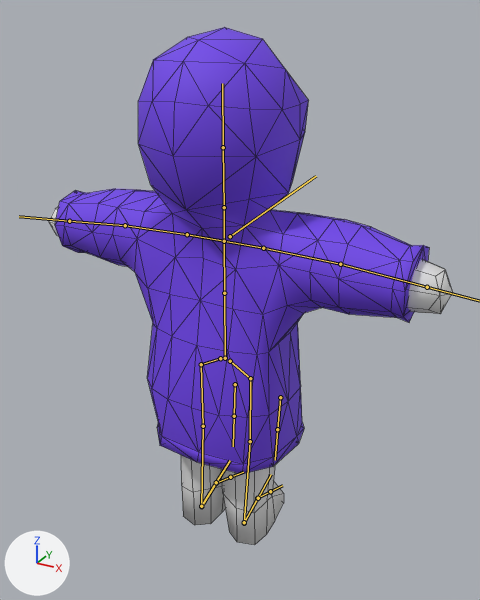
The FBX model Assets/Resources/Animations/allActions.fbx, before and after one commit.
One viewpoint serves both versions: a 50 mm lens placed at (5.64, -9.68, 10.02), pointed at (0.56, -0.45, 5.41). Lighting does not change. The marker at lower left points along +X, +Y and +Z. The bones that bend it are drawn over the model as lines. Mesh edges are drawn as thin lines.

Names of what the first picture shows: 'Body', 'Hoodie'.
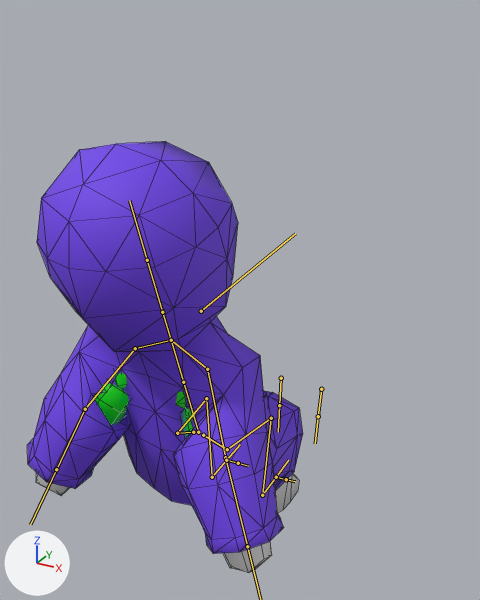
Commit message: sitting animation done

The newer file adds an action. The first version stands in its rest pose; the second is drawn at frame 111 of the action 'Armature|sitting'.

What differs and where, as boxes (x1, y1, x2, y2) in the pictures (480 x 600 px):
'Hoodie', posed (26% narrower, 8% shorter)
    before: (55, 27, 429, 474)
    after: (27, 141, 303, 554)
'Body', posed
    before: (49, 206, 453, 545)
    after: (36, 373, 299, 572)
bone 'root', root to tip
    before: (230, 236) to (316, 176)
    after: (201, 311) to (295, 233)
bone 'lowerSpineBone', root to tip
    before: (225, 358) to (224, 293)
    after: (198, 432) to (183, 382)
bone 'shoulderBone.L', root to tip
    before: (224, 241) to (187, 234)
    after: (171, 340) to (135, 348)
bone 'armBone.L', root to tip
    before: (187, 234) to (125, 225)
    after: (135, 348) to (85, 409)
bone 'handBone.L', root to tip
    before: (125, 225) to (69, 221)
    after: (85, 409) to (56, 469)
bone 'shoulderBone.R', root to tip
    before: (224, 241) to (263, 248)
    after: (171, 340) to (207, 369)
bone 'armBone.R', root to tip
    before: (263, 248) to (340, 264)
    after: (207, 369) to (225, 457)
bone 'handBone.R', root to tip
    before: (340, 264) to (427, 287)
    after: (225, 457) to (247, 546)
bone 'hipBone.L', root to tip
    before: (220, 358) to (201, 364)
    after: (193, 432) to (177, 433)
bone 'thighBone.L', root to tip
    before: (201, 364) to (203, 426)
    after: (177, 433) to (206, 398)
bone 'shinBone.L', root to tip
    before: (203, 426) to (201, 506)
    after: (206, 398) to (212, 477)
bone 'footBone.L', root to tip
    before: (201, 506) to (216, 483)
    after: (212, 477) to (226, 460)
bone 'legIK.L', root to tip
    before: (201, 506) to (216, 482)
    after: (212, 477) to (226, 460)
bone 'kneeCtrl.L', root to tip
    before: (235, 384) to (234, 416)
    after: (281, 378) to (279, 405)
bone 'hipBone.R', root to tip
    before: (230, 361) to (250, 378)
    after: (203, 435) to (227, 449)
bone 'thighBone.R', root to tip
    before: (250, 378) to (250, 441)
    after: (227, 449) to (271, 418)
bone 'shinBone.R', root to tip
    before: (250, 441) to (244, 523)
    after: (271, 418) to (262, 495)
bone 'footBone.R', root to tip
    before: (244, 523) to (257, 498)
    after: (262, 495) to (276, 477)
bone 'legIK.R', root to tip
    before: (244, 522) to (258, 498)
    after: (262, 495) to (276, 477)
bone 'kneeCtrl.R', root to tip
    before: (280, 397) to (277, 429)
    after: (321, 389) to (318, 416)

Patch to the scene script:
```diff
--- a/Assets/Resources/Animations/allActions.fbx.py
+++ b/Assets/Resources/Animations/allActions.fbx.py
@@ bone_root @@
 bone_root = bpy.data.objects['Armature'].pose.bones['root']
-bone_root.location = (0.0, 0.0, 0.0)
+bone_root.location = (0.0, -1.09, -0.99)
@@ bone_lowerspinebone @@
 bone_lowerspinebone = bpy.data.objects['Armature'].pose.bones['lowerSpineBone']  # child of 'root'
-bone_lowerspinebone.rotation_quaternion = (1.0, 0.0, 0.0, 0.0)  # degrees (0, 0, 0)
+bone_lowerspinebone.rotation_quaternion = (0.988, 0.156, 0.0, 0.0)  # degrees (18, 0, 0)
@@ bone_shoulderbone_l @@
 bone_shoulderbone_l = bpy.data.objects['Armature'].pose.bones['shoulderBone.L']  # child of 'upperSpineBone'
-bone_shoulderbone_l.rotation_quaternion = (1.0, 0.0, 0.0, 0.0)  # degrees (0, 0, 0)
+bone_shoulderbone_l.rotation_quaternion = (0.903, -0.015, 0.378, -0.206)  # degrees (-14, 43, -31)
@@ bone_armbone_l @@
 bone_armbone_l = bpy.data.objects['Armature'].pose.bones['armBone.L']  # child of 'shoulderBone.L'
-bone_armbone_l.rotation_quaternion = (1.0, 0.0, 0.0, 0.0)  # degrees (0, 0, 0)
+bone_armbone_l.rotation_quaternion = (0.943, -0.041, 0.064, -0.323)  # degrees (-7, 5, -38)
@@ bone_handbone_l @@
 bone_handbone_l = bpy.data.objects['Armature'].pose.bones['handBone.L']  # child of 'armBone.L'
-bone_handbone_l.rotation_quaternion = (1.0, 0.0, 0.0, 0.0)  # degrees (0, 0, 0)
+bone_handbone_l.rotation_quaternion = (0.99, 0.137, -0.041, 0.011)  # degrees (16, -5, 1)
@@ bone_shoulderbone_r @@
 bone_shoulderbone_r = bpy.data.objects['Armature'].pose.bones['shoulderBone.R']  # child of 'upperSpineBone'
-bone_shoulderbone_r.rotation_quaternion = (1.0, 0.0, 0.0, 0.0)  # degrees (0, 0, 0)
+bone_shoulderbone_r.rotation_quaternion = (0.903, -0.015, -0.378, 0.206)  # degrees (-14, -43, 31)
@@ bone_armbone_r @@
 bone_armbone_r = bpy.data.objects['Armature'].pose.bones['armBone.R']  # child of 'shoulderBone.R'
-bone_armbone_r.rotation_quaternion = (1.0, 0.0, 0.0, 0.0)  # degrees (0, 0, 0)
+bone_armbone_r.rotation_quaternion = (0.943, -0.041, -0.064, 0.323)  # degrees (-7, -5, 38)
@@ bone_handbone_r @@
 bone_handbone_r = bpy.data.objects['Armature'].pose.bones['handBone.R']  # child of 'armBone.R'
-bone_handbone_r.rotation_quaternion = (1.0, 0.0, 0.0, 0.0)  # degrees (0, 0, 0)
+bone_handbone_r.rotation_quaternion = (0.99, 0.137, 0.041, -0.011)  # degrees (16, 5, -1)
@@ bone_hipbone_l @@
 bone_hipbone_l = bpy.data.objects['Armature'].pose.bones['hipBone.L']  # child of 'root'
-bone_hipbone_l.rotation_quaternion = (1.0, 0.0, 0.0, 0.0)  # degrees (0, 0, 0)
+bone_hipbone_l.rotation_quaternion = (0.978, 0.091, -0.183, 0.052)  # degrees (10, -22, 4)
@@ bone_thighbone_l @@
 bone_thighbone_l = bpy.data.objects['Armature'].pose.bones['thighBone.L']  # child of 'hipBone.L'
-bone_thighbone_l.rotation_quaternion = (1.0, 0.0, 0.0, 0.0)  # degrees (0, 0, 0)
+bone_thighbone_l.rotation_quaternion = (0.852, -0.093, 0.012, 0.515)  # degrees (-9, 7, 62)
@@ bone_shinbone_l @@
 bone_shinbone_l = bpy.data.objects['Armature'].pose.bones['shinBone.L']  # child of 'thighBone.L'
-bone_shinbone_l.rotation_quaternion = (1.0, 0.0, 0.0, 0.0)  # degrees (0, 0, 0)
+bone_shinbone_l.rotation_quaternion = (0.741, 0.141, 0.0, -0.657)  # degrees (12, 11, -82)
@@ bone_footbone_l @@
 bone_footbone_l = bpy.data.objects['Armature'].pose.bones['footBone.L']  # child of 'shinBone.L'
-bone_footbone_l.rotation_quaternion = (1.0, 0.0, 0.0, 0.0)  # degrees (0, 0, 0)
+bone_footbone_l.rotation_quaternion = (0.986, -0.015, 0.032, -0.162)  # degrees (-2, 3, -19)
@@ bone_legik_l @@
 bone_legik_l = bpy.data.objects['Armature'].pose.bones['legIK.L']  # child of 'root'
-bone_legik_l.location = (0.0, 0.0, 0.0)
-bone_legik_l.rotation_quaternion = (1.0, 0.0, 0.0, 0.0)  # degrees (0, 0, 0)
+bone_legik_l.location = (-0.83, 1.96, -0.1)
+bone_legik_l.rotation_quaternion = (0.991, 0.0, 0.0, -0.132)  # degrees (0, 0, -15)
@@ bone_kneectrl_l @@
 bone_kneectrl_l = bpy.data.objects['Armature'].pose.bones['kneeCtrl.L']  # child of 'root'
-bone_kneectrl_l.location = (0.0, 0.0, 0.0)
+bone_kneectrl_l.location = (3.38, -0.32, 0.06)
@@ bone_hipbone_r @@
 bone_hipbone_r = bpy.data.objects['Armature'].pose.bones['hipBone.R']  # child of 'root'
-bone_hipbone_r.rotation_quaternion = (1.0, 0.0, 0.0, 0.0)  # degrees (0, 0, 0)
+bone_hipbone_r.rotation_quaternion = (0.978, 0.091, 0.183, -0.052)  # degrees (10, 22, -4)
@@ bone_thighbone_r @@
 bone_thighbone_r = bpy.data.objects['Armature'].pose.bones['thighBone.R']  # child of 'hipBone.R'
-bone_thighbone_r.rotation_quaternion = (1.0, 0.0, 0.0, 0.0)  # degrees (0, 0, 0)
+bone_thighbone_r.rotation_quaternion = (0.852, -0.095, -0.016, -0.515)  # degrees (-8, -7, -62)
@@ bone_shinbone_r @@
 bone_shinbone_r = bpy.data.objects['Armature'].pose.bones['shinBone.R']  # child of 'thighBone.R'
-bone_shinbone_r.rotation_quaternion = (1.0, 0.0, 0.0, 0.0)  # degrees (0, 0, 0)
+bone_shinbone_r.rotation_quaternion = (0.741, 0.141, 0.0, 0.656)  # degrees (12, -11, 82)
@@ bone_footbone_r @@
 bone_footbone_r = bpy.data.objects['Armature'].pose.bones['footBone.R']  # child of 'shinBone.R'
-bone_footbone_r.rotation_quaternion = (1.0, 0.0, 0.0, 0.0)  # degrees (0, 0, 0)
+bone_footbone_r.rotation_quaternion = (0.987, -0.017, -0.028, 0.16)  # degrees (-2, -3, 19)
@@ bone_legik_r @@
 bone_legik_r = bpy.data.objects['Armature'].pose.bones['legIK.R']  # child of 'root'
-bone_legik_r.location = (0.0, 0.0, 0.0)
-bone_legik_r.rotation_quaternion = (1.0, 0.0, 0.0, 0.0)  # degrees (0, 0, 0)
+bone_legik_r.location = (0.83, 1.96, -0.11)
+bone_legik_r.rotation_quaternion = (0.991, 0.0, 0.0, 0.131)  # degrees (0, 0, 15)
@@ bone_kneectrl_r @@
 bone_kneectrl_r = bpy.data.objects['Armature'].pose.bones['kneeCtrl.R']  # child of 'root'
-bone_kneectrl_r.location = (0.0, 0.0, 0.0)
+bone_kneectrl_r.location = (-3.38, -0.32, 0.06)
```
